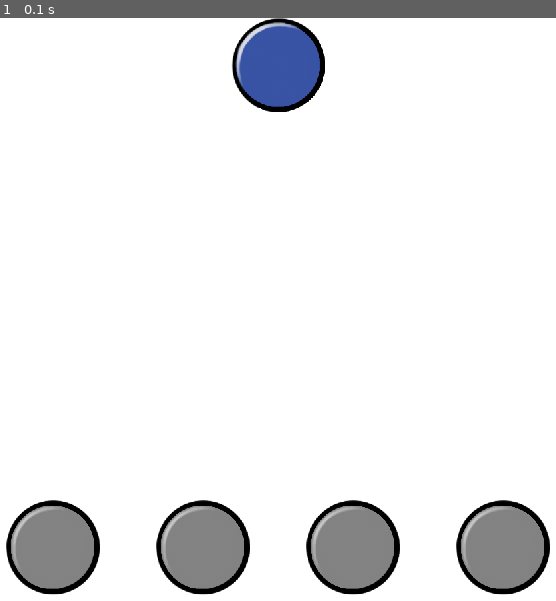
Above: before the commit, frame 1.
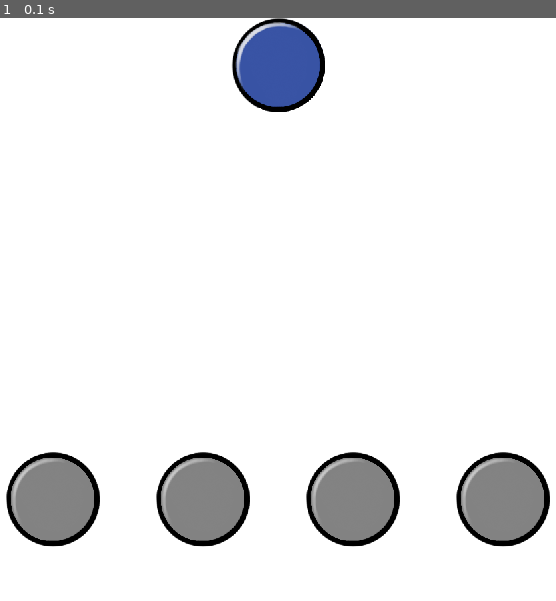
Above: after the commit, the same moment.

Repository: foxwithahdie/pygameRhythmGame
Game: pygame game, started from main.py
Same seed, same stepped clock (60 frames per second), same inputs: the game is played once before the commit and once after it.
Inputs:
- Up to frame 1 (0.1 s): no input

The runs differ from the first frame. In frame 1, 12% of the frame differs, in the area x 1-99%, y 74-99%.

Commit message:
`.gitignore` created

Diff:
--- a/game_context.py
+++ b/game_context.py
@@ -7,7 +7,7 @@
     """
 
     notes_group: pygame.sprite.Group = pygame.sprite.Group()
+    key_group: pygame.sprite.Group = pygame.sprite.Group()
     settings: pygame.sprite.Group = pygame.sprite.Group()
-    test_group: pygame.sprite.Group = pygame.sprite.Group()
     song_selection: pygame.sprite.Group = pygame.sprite.Group()
     main_menu: pygame.sprite.Group = pygame.sprite.Group()
--- a/key_sprite.py
+++ b/key_sprite.py
@@ -55,22 +55,19 @@
             self.image = pygame.image.load(key_type.grey_circle_image).convert_alpha()
         self.image = pygame.transform.scale(self.image, helpers.scale_size(self.image.get_size(), 2 / 3))
 
-        self.rect = self.image.get_rect()
-        self.rect.x = self.x_pos - self.rect.width // 2
-        self.rect.y = constants.KEY_Y_POS
+        self.rect = self.image.get_rect(center=(self.x_pos, constants.KEY_Y_POS))
         self.key = pygame.key.key_code(key)
         self.keydown = False
+
     def press_button(self, event):
         if event.type == pygame.KEYDOWN:
             if event.key == self.key:
                 self.keydown = True
-                self.rect.x = self.x_pos - self.rect.width // 2
-                self.rect.y = constants.KEY_Y_POS
+                self.rect.center = (self.x_pos, constants.KEY_Y_POS)
         if event.type == pygame.KEYUP:
             self.keydown = False
+            self.rect.center = (self.x_pos, constants.KEY_Y_POS)
 
-            self.rect.x = self.x_pos - self.rect.width // 2
-            self.rect.y = constants.KEY_Y_POS
     def draw(self, key_type: KeySpriteType, surface: pygame.Surface):
         if self.keydown:
             self.image = pygame.image.load(self.key_type.dull_circle_image).convert_alpha(surface)
--- a/main.py
+++ b/main.py
@@ -26,13 +26,13 @@
     player_key_x_pos = []
 
     key_1: KeySprite = KeySprite(KeySpriteType.YELLOW, helpers.key_padding(screen) + constants.KEY_SPACING,
-                                 "d", context.notes_group, screen_hint=screen)
+                                 "d", context.key_group, screen_hint=screen)
     key_2: KeySprite = KeySprite(KeySpriteType.RED, helpers.key_padding(screen) + (constants.KEY_SPACING * 2),
-                                 "f", context.notes_group, screen_hint=screen)
+                                 "f", context.key_group, screen_hint=screen)
     key_3: KeySprite = KeySprite(KeySpriteType.PURPLE, helpers.key_padding(screen) + (constants.KEY_SPACING * 3),
-                                 "j", context.notes_group, screen_hint=screen)
+                                 "j", context.key_group, screen_hint=screen)
     key_4: KeySprite = KeySprite(KeySpriteType.BLUE, helpers.key_padding(screen) + (constants.KEY_SPACING * 4),
-                                 "k", context.notes_group, screen_hint=screen)
+                                 "k", context.key_group, screen_hint=screen)
 
     player_keys.append(key_1); player_keys.append(key_2)
     player_keys.append(key_3); player_keys.append(key_4)
@@ -59,13 +59,15 @@
                 return False
         for key in player_keys:
             key.press_button(event)
+
     screen.fill(constants.BACKGROUND_COLOR)
+    context.notes_group.draw(screen)
+
+    for key in player_keys:
+            key.draw(key.key_type, screen)
+
     context.notes_group.update(delta_time)
 
-
-    for key in player_keys:
-        key.draw(key.key_type, screen)
-    context.notes_group.draw(screen)
     return True
 
 
--- a/note_sprite.py
+++ b/note_sprite.py
@@ -53,9 +53,7 @@
         else:
             self.image = pygame.image.load(note_type.circle_image).convert_alpha()
         self.image = pygame.transform.scale(self.image, helpers.scale_size(self.image.get_size(), 2/3))
-
-        self.rect = self.image.get_rect()
-        self.rect.x = x_pos - self.rect.width // 2
+        self.rect = self.image.get_rect(centerx=x_pos)
 
     def update(self, delta_time: float) -> None:
-        self.rect.y += int(constants.SCROLL_SPEED * delta_time)
+        self.rect.centery += int(delta_time * constants.SCROLL_SPEED)
Not shown, added: .gitignore
